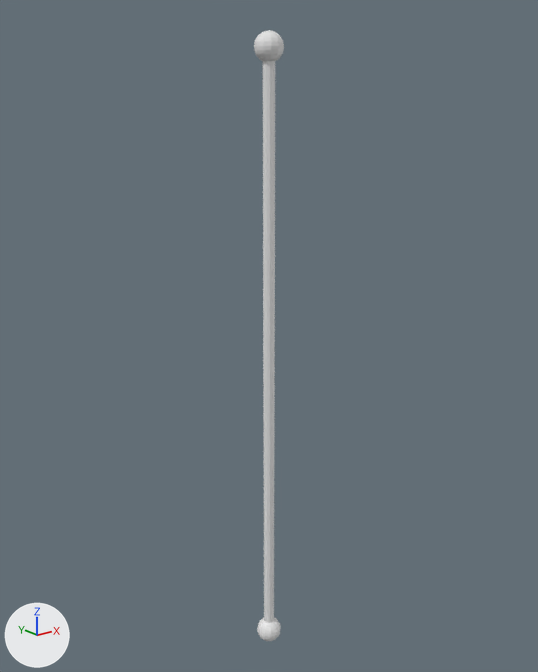
Two versions of the Blender file Assets/_Scenes/FireSafetyTutorials/tubes/tube_30.blend, one commit apart.
Both versions are drawn from a 50 mm camera at (-1.342, -1.678, 0.714) aimed at (0.021, 0.027, 0.032). The axes (+X, +Y, +Z) are drawn at lower left. The lights are the same throughout.

The first picture shows 'bottom', 'top', 'tube_cylinder'.
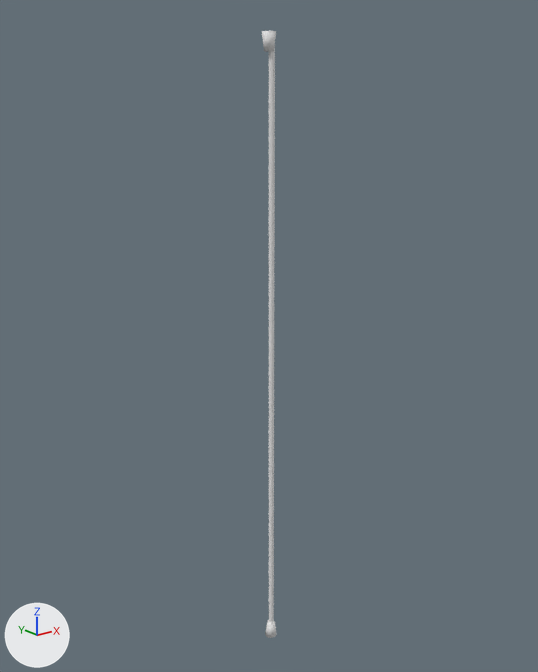
Commit message: upgraded tube

Boxes [x1, y1, x2, y2] around the edits, measured in the pictures (538 x 672 px):
```json
{"object": "tube_cylinder", "change": "rescaled", "before": [263, 61, 275, 623], "after": [269, 48, 275, 623], "on screen": "46% narrower"}
{"object": "top", "change": "hidden", "before": [254, 30, 284, 61]}
{"object": "bottom", "change": "hidden", "before": [257, 617, 281, 641]}
{"object": "Topcylinder", "change": "added", "after": [262, 31, 276, 52]}
{"object": "Botcylinder", "change": "added", "after": [265, 620, 277, 638]}
```

Edits to the scene script, one JSON object a line:
```json
{"op": "add", "block": "me_cylinder_003", "code": ["me_cylinder_003 = bpy.data.meshes.new('Cylinder.003')", "me_cylinder_003.from_pydata(...)  # 34 vertices, 19 faces; spans x -1.21..1.22, y -1.21..1.22, z -2.08..1.0", "me_cylinder_003.polygons.foreach_set('use_smooth', [True] * 19)"]}
{"op": "set", "path": "ob_tube_cylinder.scale", "old": "(0.0175, 0.0175, 0.932)", "new": "(0.00874, 0.00874, 0.932)"}
{"op": "add", "block": "ob_top", "code": "ob_top.hide_set(True)"}
{"op": "set", "path": "ob_bottom.location", "old": "(0.0, 0.0, -1.009)", "new": "(0.0, 0.0, -1.019)"}
{"op": "add", "block": "ob_bottom", "code": "ob_bottom.hide_set(True)"}
{"op": "add", "block": "ob_topcylinder", "code": ["ob_topcylinder = bpy.data.objects.new('Topcylinder', me_cylinder_003)", "ob_topcylinder.location = (0.0, 0.0, 0.862)", "ob_topcylinder.scale = (-0.0162, -0.0162, -0.0162)"]}
{"op": "add", "block": "ob_botcylinder", "code": ["ob_botcylinder = bpy.data.objects.new('Botcylinder', me_cylinder_003.copy())", "ob_botcylinder.location = (0.008, -0.001, -1.001)", "ob_botcylinder.rotation_euler = (3.142, 0.0, 0.0)  # degrees (180, 0, 0)", "ob_botcylinder.scale = (-0.0162, -0.0162, -0.0162)"]}
```
